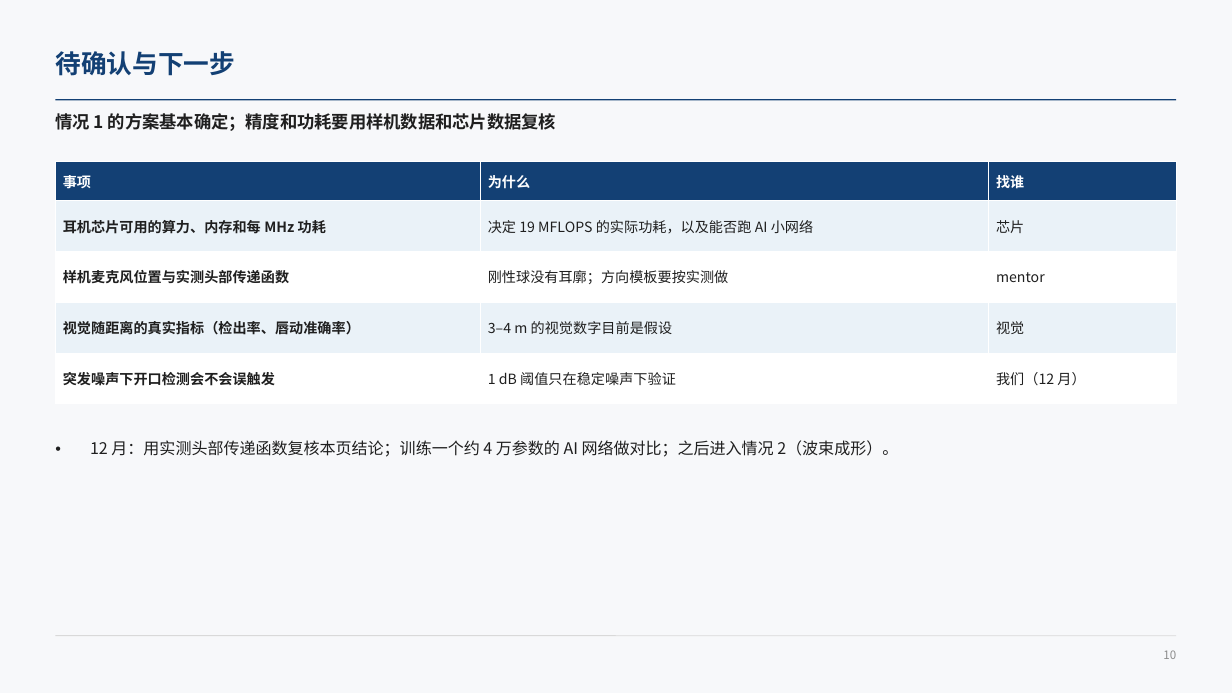
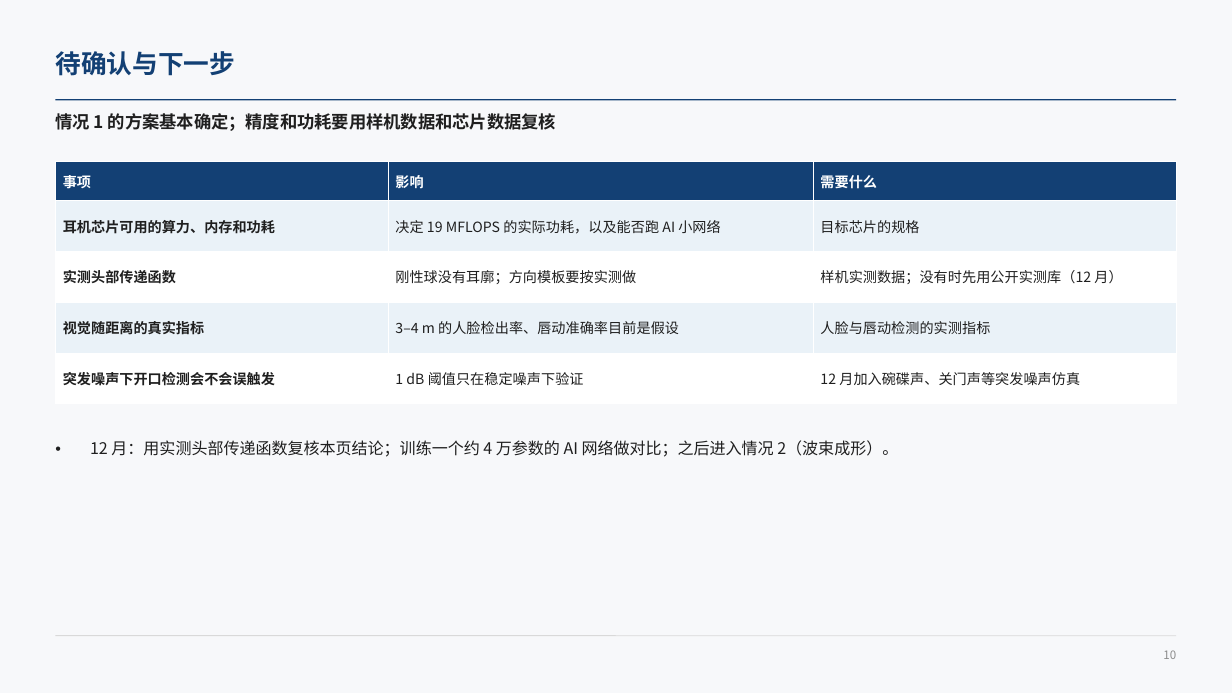
Before and after one commit to ZeroFoxxi/ssl-scene1, a slide deck: slide 10 of 02_耳机声源定位/耳机声源定位_情况1分析.pptx. Drawn at 1232x693 pixels with LibreOffice and Linux fonts; fonts in the diff are those of the drawing. Boxes give left, top, right and bottom in pixels: in the first picture for what was removed or moved away, otherwise in the second. Text is boxed around its words. In the diff, an @@ line names an element or a change of style, - is before the commit and + after.

```diff
--- a/02_耳机声源定位/耳机声源定位_情况1分析.pptx
+++ b/02_耳机声源定位/耳机声源定位_情况1分析.pptx
@@ table at [55,162,1177,390] @@
-row 1, column 2: 为什么
+row 1, column 2: 影响
-row 1, column 3: 找谁
+row 1, column 3: 需要什么
-row 2, column 1: 耳机芯片可用的算力、内存和每 MHz 功耗
+row 2, column 1: 耳机芯片可用的算力、内存和功耗
-row 2, column 3: 芯片
+row 2, column 3: 目标芯片的规格
-row 3, column 1: 样机麦克风位置与实测头部传递函数
+row 3, column 1: 实测头部传递函数
-row 3, column 3: mentor
+row 3, column 3: 样机实测数据；没有时先用公开实测库（12 月）
-row 4: 视觉随距离的真实指标（检出率、唇动准确率） | 3–4 m 的视觉数字目前是假设 | 视觉
+row 4: 视觉随距离的真实指标 | 3–4 m 的人脸检出率、唇动准确率目前是假设 | 人脸与唇动检测的实测指标
-row 5, column 3: 我们（12 月）
+row 5, column 3: 12 月加入碗碟声、关门声等突发噪声仿真
```
Also in this commit, not shown: 2 other slides changed.
